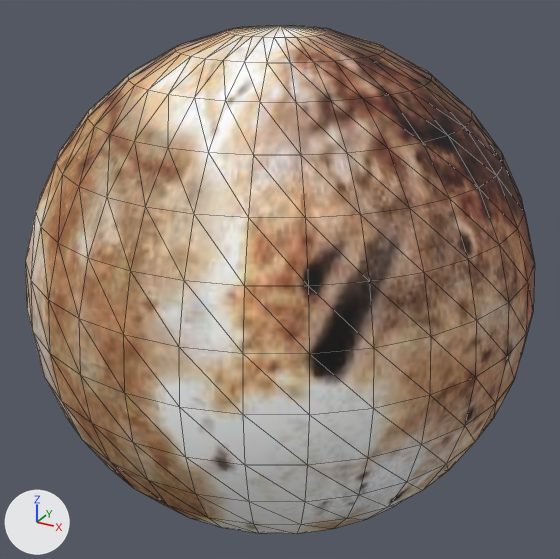
Renders of the FBX model GameTemplate/Game/Assets/modelData/MH_sky.FBX from each side of a commit.
Both versions are drawn from a 50 mm camera at (360.0, -653.0, 327.0) aimed at (0.0, 0.0, 0.0). The lights are fixed; the arrows at lower left show +X, +Y and +Z. Mesh edges are drawn as thin lines. Where no turn or scale is listed for an object, it has been applied to the vertices.
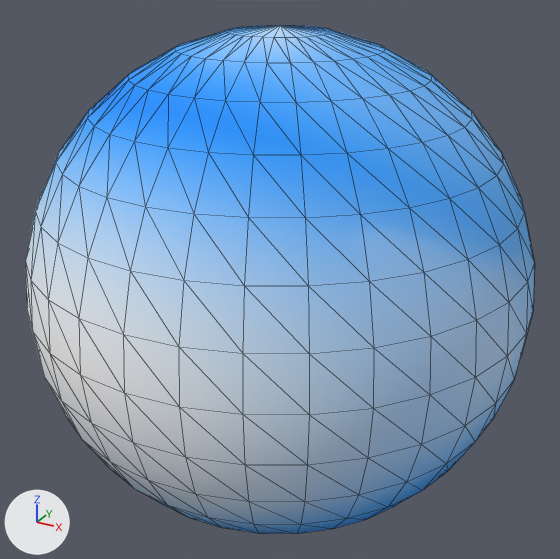
The edits, one by one:
Picture 'sky_02.png' (img_sky_02_png) is new.
Material 'Material #26' (mat_material__26) is new.
Its texture is img_sky_02_png (with its transparency).
Its roughness is 0.859.
me_mesh has 482 vertices, 960 faces and spans x -254.0..254.0, y -254.0..254.0, z -254.0..254.0.
me_mesh no longer uses material mat_material__25 (picture img_planet11_jpg).
me_mesh now uses material mat_material__26 (picture img_sky_02_png).

Pixel boxes (x1, y1, x2, y2) of what changed, in the pictures (560 x 559 px):
'Sphere001', recoloured: (26, 25, 534, 534) in both
